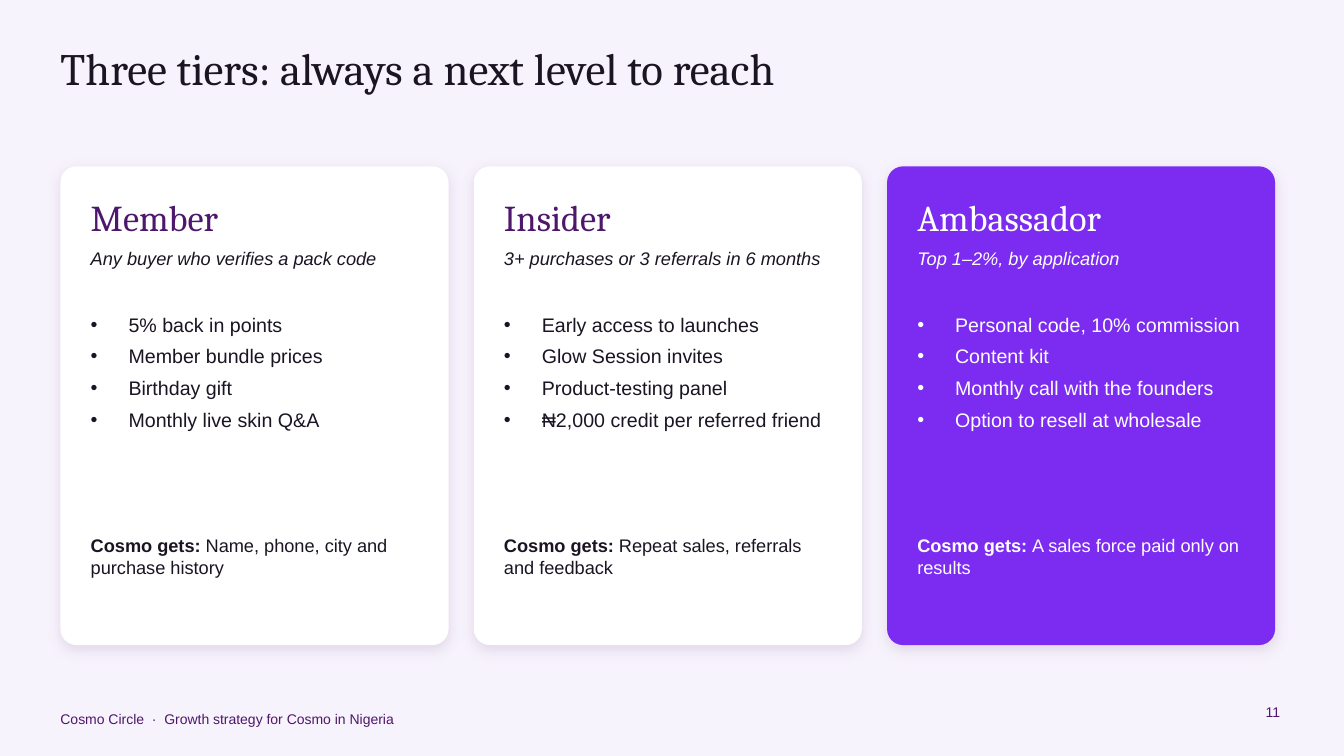
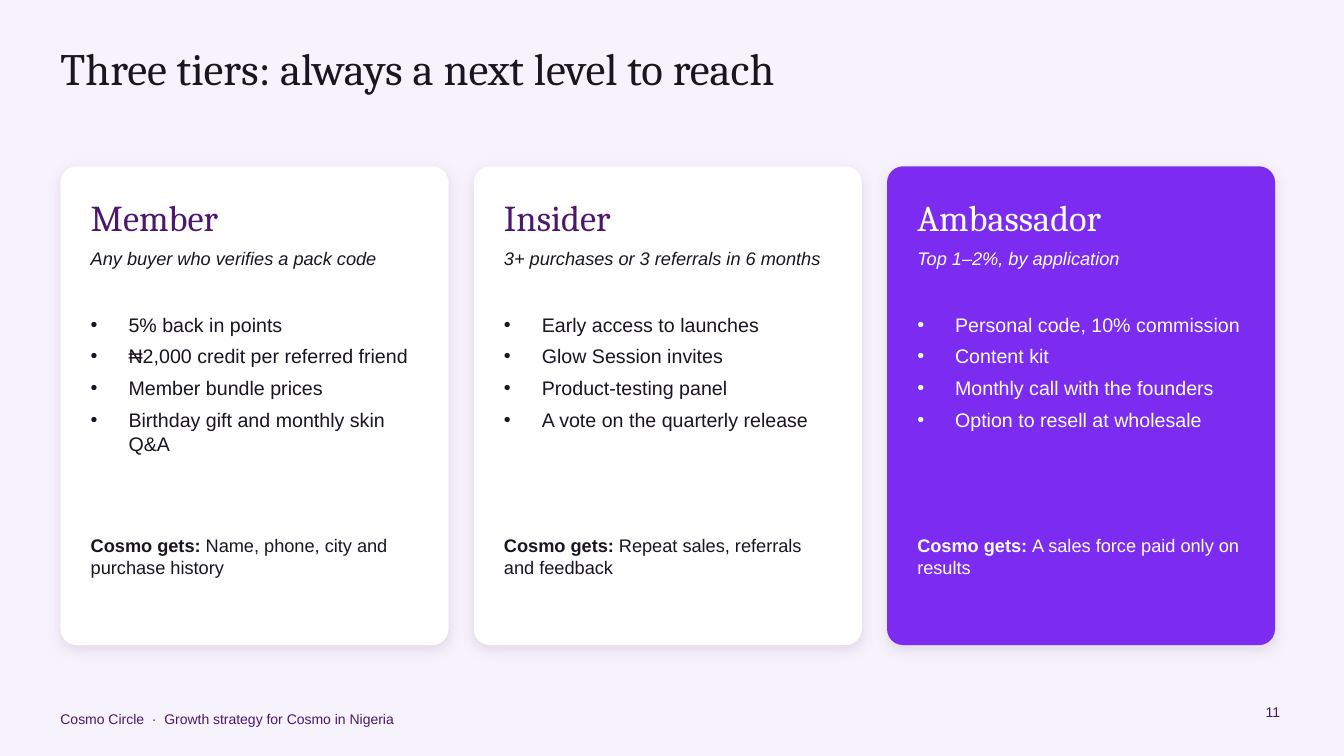
Before and after one commit to mobkilishi/mobkilishi, a slide deck: slide 11 of cosmo/Cosmo_Circle_Strategy.pptx. Drawn at 1344x756 pixels with LibreOffice and Linux fonts; fonts in the diff are those of the drawing. Boxes give left, top, right and bottom in pixels: in the first picture for what was removed or moved away, otherwise in the second. Text is boxed around its words. In the diff, an @@ line names an element or a change of style, - is before the commit and + after.

```diff
--- a/cosmo/Cosmo_Circle_Strategy.pptx
+++ b/cosmo/Cosmo_Circle_Strategy.pptx
@@ text at box(129, 348, 408, 367): paragraph added @@
+• ₦2,000 credit per referred friend
@@ text at box(129, 412, 385, 455): text changed @@
-• Birthday gift
-• Monthly live skin Q&A
+• Birthday gift and monthly skin Q&A
@@ text at box(542, 412, 808, 431): text changed @@
-• ₦2,000 credit per referred friend
+• A vote on the quarterly release
```
Also in this commit, not shown: 3 other slides changed, 3 other files.
